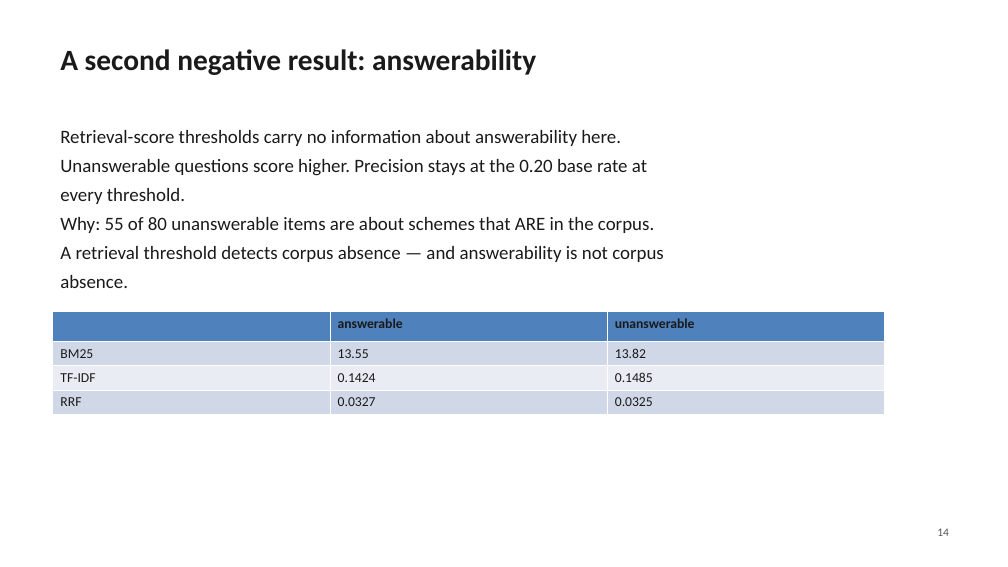
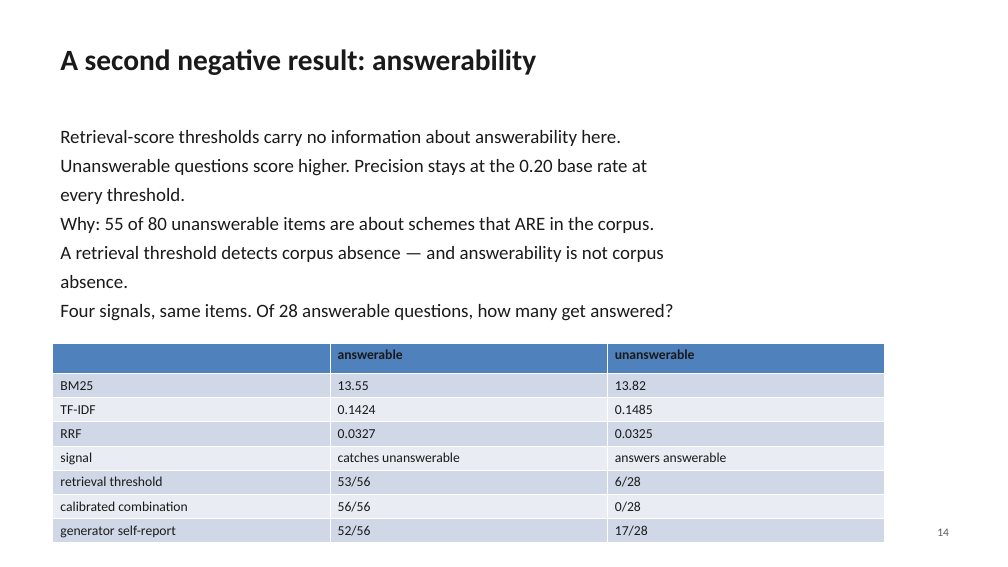
Before and after one commit to dhruvv1402/IndicRAG-QA, a slide deck: slide 14 of paper/IndicRAG-QA-slides.pptx. Drawn at 1008x567 pixels with LibreOffice and Linux fonts; fonts in the diff are those of the drawing. Boxes give left, top, right and bottom in pixels: in the first picture for what was removed or moved away, otherwise in the second. Text is boxed around its words. In the diff, an @@ line names an element or a change of style, - is before the commit and + after.

Commit message:
Complete Module 5: all four answerability signals measured
120 enriched items (every unanswerable one plus 40 answerable), all four
signals fitted on the same 36 and reported on the same 84.

    signal                   acc    prec   recall   F1
    1 retrieval threshold   0.702  0.707   0.946  0.809
    4 calibrated            0.667  0.667   1.000  0.800
    2 generator self-report 0.821  0.825   0.929  0.874
    3 NLI entailment        0.821  0.825   0.929  0.874

The aggregate table is misleading and the confusion matrices are not.
Signal 4 reaches recall 1.000 by refusing every question in the reported
set -- 0 of 28 answerable answered -- and its precision of 0.667 is the
base rate exactly, which is what unconditional abstention scores. Signal
1 is the same failure milder, at 6 of 28. Only the generator's
self-report answers anything: 17 of 28, still catching 52 of 56.

Per-class recall has to be read against that. Signal 4 scores 1.000 on
every class and it means nothing.

Signals 2 and 3 are bit-identical because both fits chose their
degenerate threshold, so each reduces to "did the generator abstain". Of
120 items it answered 25, and only 2 of those are truly unanswerable --
there is nothing left for a second filter, and the fit correctly declines
to set one. Entailment does separate those 25 at AUC 0.848, but an AUC
against two negatives is an observation and is reported as one.

```diff
--- a/paper/IndicRAG-QA-slides.pptx
+++ b/paper/IndicRAG-QA-slides.pptx
@@ text at <box>60,304,673,321</box>: paragraph added @@
+Four signals, same items. Of 28 answerable questions, how many get answered?
@@ table at <box>53,343,885,542</box> @@
+row 5: signal | catches unanswerable | answers answerable
+row 6: retrieval threshold | 53/56 | 6/28
+row 7: calibrated combination | 56/56 | 0/28
+row 8: generator self-report | 52/56 | 17/28
@@ table: place and size @@
-table at <box>53,312,885,410</box>
+table at <box>53,343,885,542</box>
```
Also in this commit, not shown: 6 other files.
